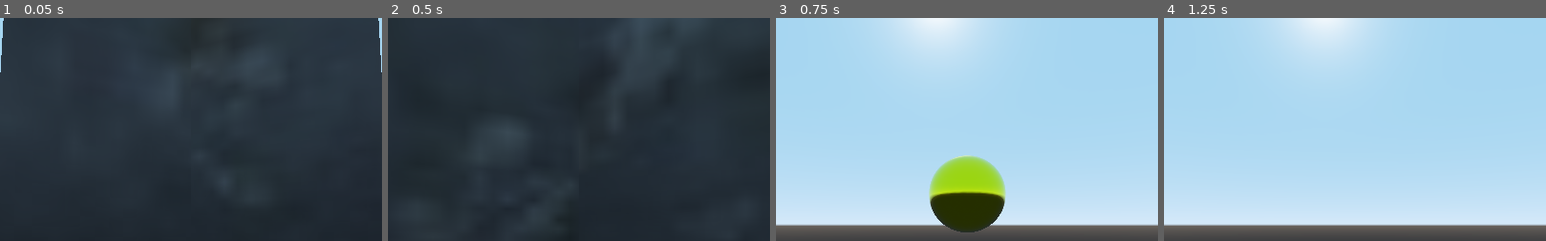
Above: before the commit, frames 1-4 (left to right).
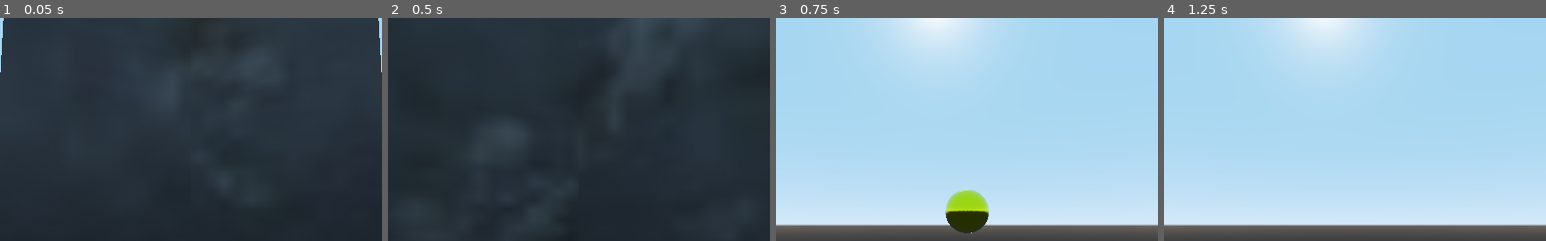
Above: after the commit, the same moments.

Repository: trian-gles/game-jam-dec-2021
Game: Godot game, scene res://Scenes/MainScene.tscn
Same seed, same stepped clock (60 frames per second), same inputs: the game is played once before the commit and once after it.
Inputs (mouse positions are % of the whole screen's width and height, from its top left):
- Up to frame 1 (0.05 s): no input
- Up to frame 2 (0.5 s): no input
- Up to frame 3 (0.75 s): tap Enter at 0.5 s; move the mouse to (55, 50) at 0.52 s; hold W (move_forward) from 0.53 s (still down); right-click (55, 50) at 0.6 s
- Up to frame 4 (1.25 s): keep holding W (move_forward); tap Space (jump) at 0.77 s
The pictures show only the part of the screen within x 25-75%, y 4-54%; the shares and areas given below are measured in that part.

Frames 1-2 are identical in both runs. In frame 3, 4.7% of the frame differs, in the area x 40-61%, y 61-97%; in frame 4, nothing differs.

Commit message:
basic teleport

Diff:
--- a/Scenes/MainScene.tscn
+++ b/Scenes/MainScene.tscn
@@ -12,3 +12,4 @@
 transform = Transform( 2, 0, 0, 0, 2, 0, 0, 0, 2, -22.1652, -26.7011, 0 )
 
 [node name="Player" parent="." instance=ExtResource( 1 )]
+throw_force = 500
--- a/Scenes/Player.gd
+++ b/Scenes/Player.gd
@@ -4,6 +4,7 @@
 export var acceleration = 5
 export var gravity = 0.8
 export var jump_power = 30
+export var throw_force = 20
 export var mouse_sensitivity = 0.1
 var last_checkpoint = null
 export var friction = 0.5
@@ -12,7 +13,7 @@
 
 var velocity = Vector3()
 
-var teleport = preload("res://Scenes/Teleport.tscn")
+const Teleport = preload("res://Scenes/Teleport.tscn")
 
 onready var head = $Head
 onready var camera = $Head/Camera
@@ -38,9 +39,7 @@
 		Input.set_mouse_mode(Input.MOUSE_MODE_CAPTURED)
 
 	if Input.is_action_just_pressed("right_click"):
-		var new_teleport = teleport.instance()
-		owner.add_child(new_teleport)
-		new_teleport.global_transform.origin = throw_position.global_transform.origin
+		throw_teleport()
 
 
 
@@ -54,7 +53,6 @@
 
 
 	if Input.is_action_pressed("move_forward"):
-		print(head_basis)
 		direction -= head_basis.z
 		movement = true
 	elif Input.is_action_pressed("move_back"):
@@ -83,6 +81,17 @@
 	if transform.origin.y < -40:
 		die()
 
+func throw_teleport():
+	var new_teleport: Teleport = Teleport.instance()
+	owner.add_child(new_teleport)
+	new_teleport.global_transform.origin = throw_position.global_transform.origin
+	var head_basis = head.global_transform.basis
+	new_teleport.connect("teleport_collided", self, "on_teleport_collision")
+	new_teleport.add_force(-head_basis.z * throw_force, new_teleport.global_transform.origin)
+
+func on_teleport_collision(pos: Vector3):
+	transform.origin = pos
+
 func die():
 	print("YOU DED")
 	if last_checkpoint:
--- a/Scenes/Teleport.gd
+++ b/Scenes/Teleport.gd
@@ -1,4 +1,7 @@
 extends RigidBody
+class_name Teleport
+
+signal teleport_collided(pos)
 
 
 # Declare member variables here. Examples:
@@ -11,10 +14,8 @@
 	pass # Replace with function body.
 
 
-# Called every frame. 'delta' is the elapsed time since the previous frame.
-#func _process(delta):
-#	pass
-
 
 func _on_Teleport_body_entered(body):
 	print("Teleport collided with something")
+	emit_signal("teleport_collided", transform.origin)
+	queue_free()
--- a/Scenes/Teleport.tscn
+++ b/Scenes/Teleport.tscn
@@ -17,6 +17,8 @@
 points = PoolVector3Array( -0.0182264, -0.0978172, 0.0092536, 0.0184367, 0.0977701, 0.00924919, 0.0184406, 0.0977912, - …(2105 unchanged characters)…
 
 [node name="Teleport" type="RigidBody"]
+contacts_reported = 1
+contact_monitor = true
 script = ExtResource( 1 )
 
 [node name="MeshInstance" type="MeshInstance" parent="."]
--- a/project.godot
+++ b/project.godot
@@ -7,6 +7,16 @@
 ;   param=value ; assign values to parameters
 
 config_version=4
+
+_global_script_classes=[ {
+"base": "RigidBody",
+"class": "Teleport",
+"language": "GDScript",
+"path": "res://Scenes/Teleport.gd"
+} ]
+_global_script_class_icons={
+"Teleport": ""
+}
 
 [application]
 
